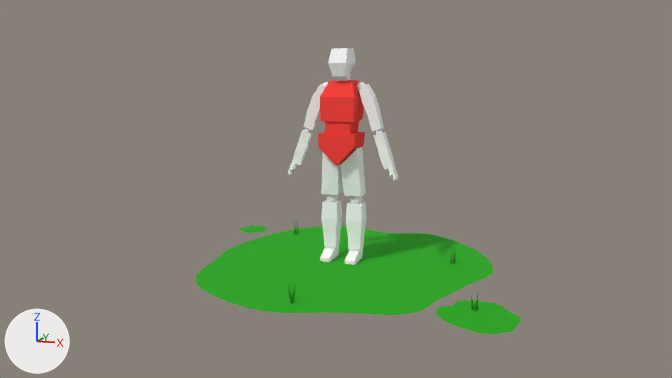
The Blender file Low Poly Character/character.blend as it was, and as the next commit left it.
Before and after are seen from the file's camera 'Camera'. The axes (+X, +Y, +Z) are drawn at lower left. The lights are the same throughout.

Script lines for the objects in view, before the commit:
```python
ob_circle = bpy.data.objects.new('Circle', me_circle)
ob_circle.location = (0.0, 0.0, 0.0)
ob_circle.scale = (3.69, 3.69, 3.69)
ob_cube_004 = bpy.data.objects.new('Cube.004', me_cube_005)
ob_cube_004.location = (0.03, -0.18, 2.86)
ob_cube_004.scale = (0.465, 0.39, 0.362)
ob_cube_019 = bpy.data.objects.new('Cube.019', me_cube)
ob_cube_019.location = (-0.03, -3.07, 0.21)
ob_cube_019.rotation_euler = (0.162, -0.00319, -0.951)  # degrees (9.3, -0.2, -54)
ob_cube_019.scale = (0.0263, 0.0261, 0.239)
ob_cube_020 = bpy.data.objects.new('Cube.020', me_cube_022)
ob_cube_020.location = (0.03, -3.11, 0.08)
ob_cube_020.rotation_euler = (0.0, 0.0, -0.945)  # degrees (0, 0, -54)
ob_cube_020.scale = (0.0263, 0.0261, 0.239)
ob_cube_021 = bpy.data.objects.new('Cube.021', me_cube_023)
ob_cube_021.location = (0.05, -3.04, 0.23)
ob_cube_021.rotation_euler = (-0.138, 0.00342, -0.941)  # degrees (-7.9, 0.2, -54)
ob_cube_021.scale = (0.0263, 0.0261, 0.239)
ob_cube_022 = bpy.data.objects.new('Cube.022', me_cube_024)
ob_cube_022.location = (2.7, 0.64, 0.21)
ob_cube_022.rotation_euler = (0.0212, 0.0204, -3.651)  # degrees (1.2, 1.2, -209)
ob_cube_022.scale = (0.0263, 0.0261, 0.239)
ob_cube_023 = bpy.data.objects.new('Cube.023', me_cube_025)
ob_cube_023.location = (2.64, 0.65, 0.08)
ob_cube_023.rotation_euler = (-0.0929, -0.0213, -3.654)  # degrees (-5.3, -1.2, -209)
ob_cube_023.scale = (0.0263, 0.0261, 0.239)
ob_cube_024 = bpy.data.objects.new('Cube.024', me_cube_026)
ob_cube_024.location = (2.64, 0.57, 0.21)
ob_cube_024.rotation_euler = (0.175, 0.0436, -3.661)  # degrees (10, 2.5, -210)
ob_cube_024.scale = (0.0263, 0.0261, 0.239)
ob_cube_025 = bpy.data.objects.new('Cube.025', me_cube_027)
ob_cube_025.location = (-2.17, 1.92, 0.21)
ob_cube_025.rotation_euler = (0.0, 0.0, -0.945)  # degrees (0, 0, -54)
ob_cube_025.scale = (0.0263, 0.0261, 0.239)
# also in view: 'Cube.007' at (0.03, -0.1, 1.45); 'Circle.001' at (3.58, -2.47, 0.0); 'Cube.001' at (0.03, -0.1, 4.77); 'Cube.014' at (0.02, -0.06, 3.25)
```
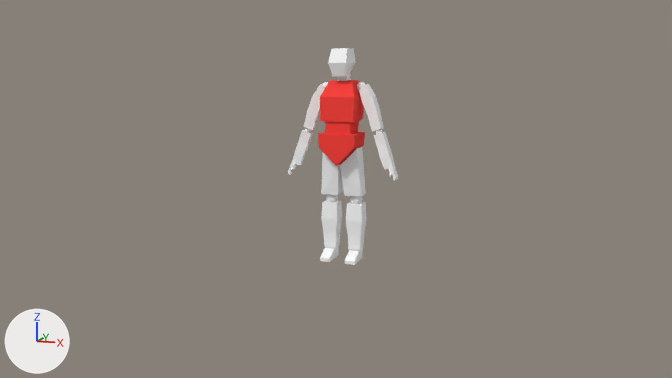
The change, as a diff of the scene's bpy script:
```diff
--- a/Low Poly Character/character.blend.py
+++ b/Low Poly Character/character.blend.py
@@ ob_circle @@
-ob_circle = bpy.data.objects.new('Circle', me_circle)
@@ ob_cube_019 @@
-ob_cube_019 = bpy.data.objects.new('Cube.019', me_cube)
@@ ob_cube_020 @@
-ob_cube_020 = bpy.data.objects.new('Cube.020', me_cube_022)
@@ ob_cube_021 @@
-ob_cube_021 = bpy.data.objects.new('Cube.021', me_cube_023)
@@ ob_cube_022 @@
-ob_cube_022 = bpy.data.objects.new('Cube.022', me_cube_024)
@@ ob_cube_023 @@
-ob_cube_023 = bpy.data.objects.new('Cube.023', me_cube_025)
@@ ob_cube_024 @@
-ob_cube_024 = bpy.data.objects.new('Cube.024', me_cube_026)
@@ ob_cube_025 @@
-ob_cube_025 = bpy.data.objects.new('Cube.025', me_cube_027)
@@ ob_cube_026 @@
-ob_cube_026 = bpy.data.objects.new('Cube.026', me_cube_028)
@@ ob_cube_027 @@
-ob_cube_027 = bpy.data.objects.new('Cube.027', me_cube_029)
@@ ob_circle_001 @@
-ob_circle_001 = bpy.data.objects.new('Circle.001', me_circle_001)
@@ ob_circle_002 @@
-ob_circle_002 = bpy.data.objects.new('Circle.002', me_circle_002)
@@ ob_cube_028 @@
-ob_cube_028 = bpy.data.objects.new('Cube.028', me_cube_030)
@@ ob_cube_029 @@
-ob_cube_029 = bpy.data.objects.new('Cube.029', me_cube_031)
@@ ob_cube_030 @@
-ob_cube_030 = bpy.data.objects.new('Cube.030', me_cube_032)
```

Location of each change, (x1, y1, x2, y2) in pixels of the pictures (672 x 378 px):
'Circle', deleted (green): before (196, 226, 493, 315)
'Circle.001', deleted (green): before (436, 300, 521, 334)
'Circle.002', deleted: before (240, 226, 267, 233)
'Cube.021', deleted: before (292, 285, 295, 303)
'Cube.030', deleted: before (475, 294, 478, 310)
'Cube.022', deleted: before (453, 252, 456, 264)
